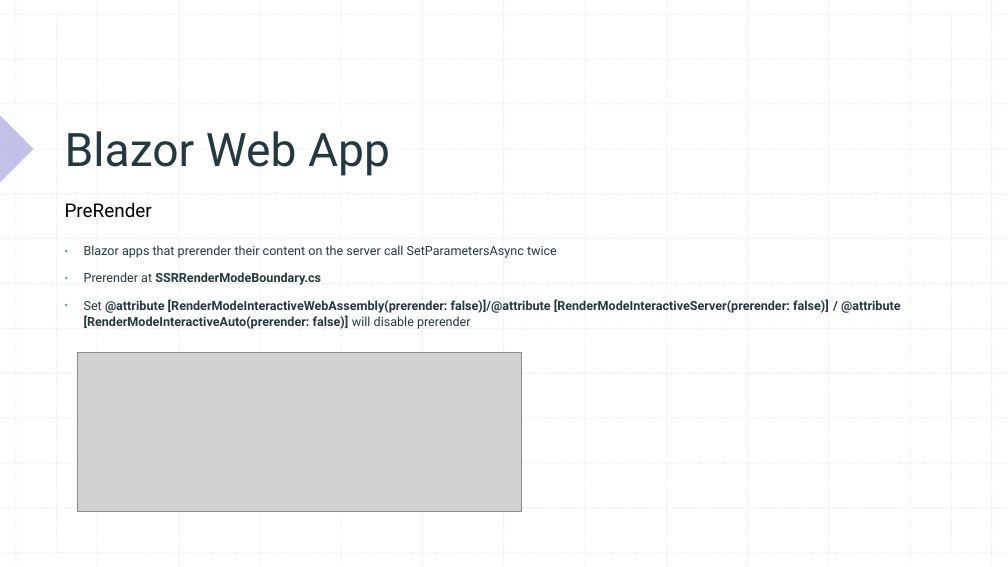
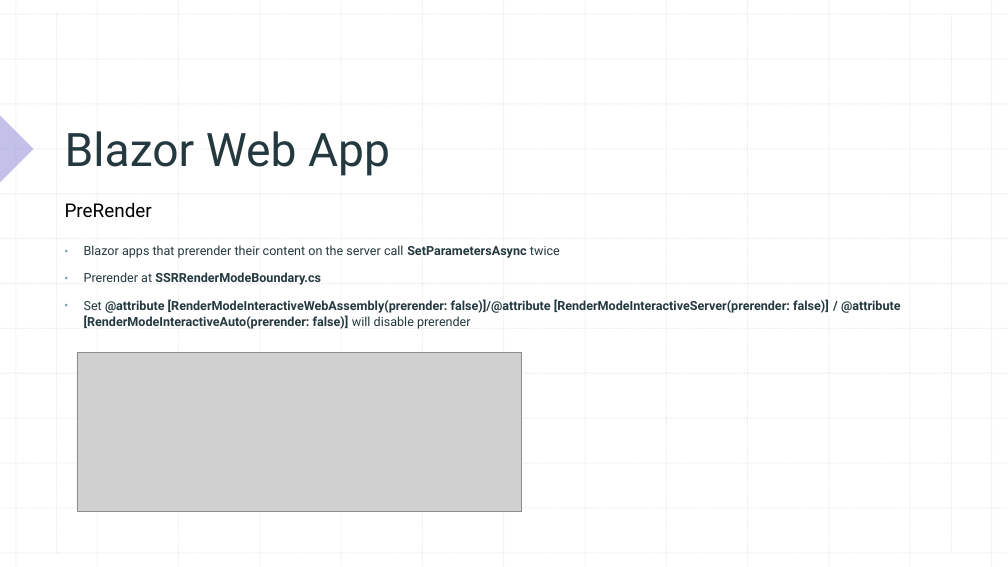
Before and after one commit to xccu/NetCore-Demo, a slide deck: slide 19 of Blazor in .net 8.pptx (slide 22 before the commit). Drawn at 1008x567 pixels with LibreOffice and Linux fonts; fonts in the diff are those of the drawing; grey boxes stand for pictures. Boxes give left, top, right and bottom in pixels: in the first picture for what was removed or moved away, otherwise in the second. Text is boxed around its words. In the diff, an @@ line names an element or a change of style, - is before the commit and + after.

```diff
--- a/Blazor in .net 8.pptx
+++ b/Blazor in .net 8.pptx
@@ text at box(84, 245, 560, 258): bold on in "SetParametersAsync" @@
```
Also in this commit, not shown: 11 other slides changed, 2 slides added, 2 slides removed, 24 other files.
